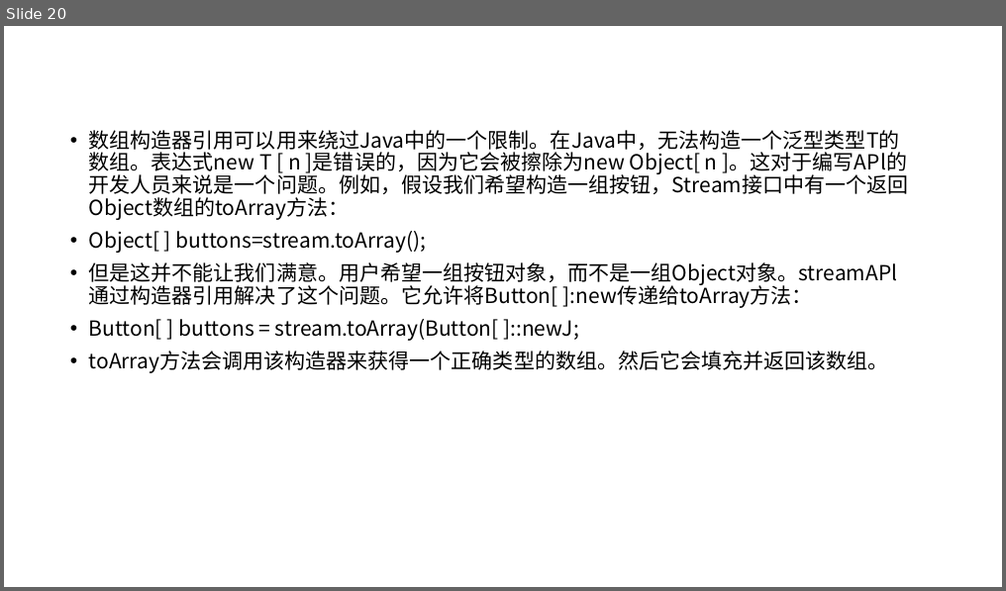
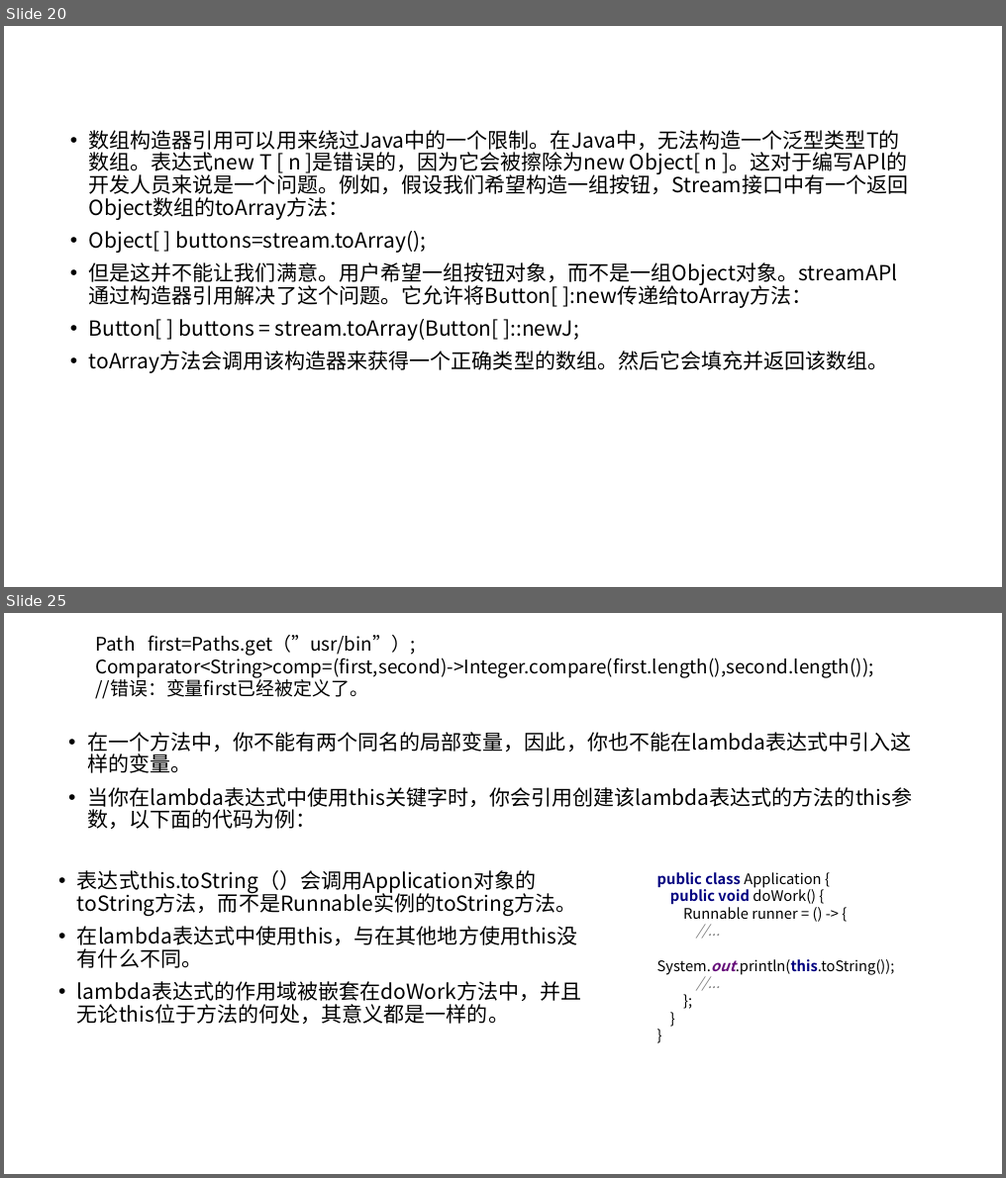
Before and after one commit to ProSayJ/springbootstudy, a slide deck: doc/ppt/读书笔记/写给大忙人看的Java SE 8.pptx. Shown one above the other, each under a label of ours: slide 20 before the commit, slides 20 and 25 after it; the slides between them are not shown. The pictures are 1006x591 and 1006x1178 pixels, drawn with LibreOffice and Linux fonts; fonts in the diff are those of the drawing. Boxes give left, top, right and bottom in pixels: in the first picture for what was removed or moved away, otherwise in the second. Text is boxed around its words. In the diff, an @@ line names an element or a change of style, - is before the commit and + after.

```diff
--- a/doc/ppt/读书笔记/写给大忙人看的Java SE 8.pptx
+++ b/doc/ppt/读书笔记/写给大忙人看的Java SE 8.pptx
@@ slide 25 added at [4, 613, 1002, 1174], background #FFFFFF @@
@@ text added at [96, 635, 874, 699], 18 pt, text #000000 @@
+Path first=Paths.get（”usr/bin”）;
+Comparator<String>comp=(first,second)->Integer.compare(first.length(),second.length());
+//错误：变量first已经被定义了。
@@ text added at [87, 732, 912, 829], 20 pt, text #000000 @@
+• 在一个方法中，你不能有两个同名的局部变量，因此，你也不能在lambda表达式中引入这样的变量。
+• 当你在lambda表达式中使用this关键字时，你会引用创建该lambda表达式的方法的this参数，以下面的代码为例：
@@ text added at [77, 870, 582, 1024], 20 pt, text #000000 @@
+• 表达式this.toString（）会调用Application对象的toString方法，而不是Runnable实例的toString方法。
+• 在lambda表达式中使用this，与在其他地方使用this没有什么不同。
+• lambda表达式的作用域被嵌套在doWork方法中，并且无论this位于方法的何处，其意义都是一样的。
@@ text added at [657, 872, 895, 975], 14 pt, text #000000 @@
+public class Application {
+public void doWork() {
+Runnable runner = () -> {
+//...
+System.out.println(this.toString());
+//...
+};
+}
+}
```
Also in this commit, not shown: 1 slide changed, 5 other slides added, 6 slides removed, 2 other files.
